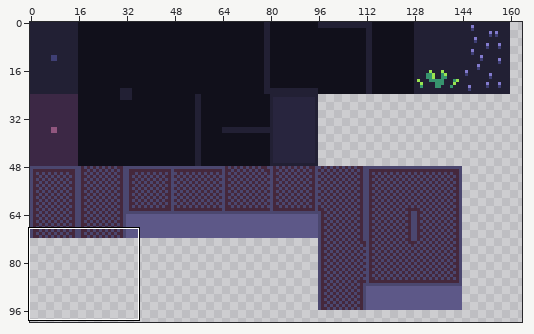
Pixel-art file: ContentSource/Environment.aseprite. Above, an overview of the earlier version with the close-up marked.
Close-up. First the earlier version:
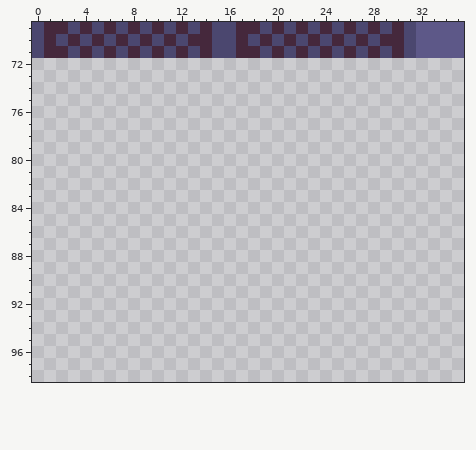
512x768 pixels, 1 frame. Shown: x 0..35, y 69..98. The wide view leaves out empty margins.
Once edited:
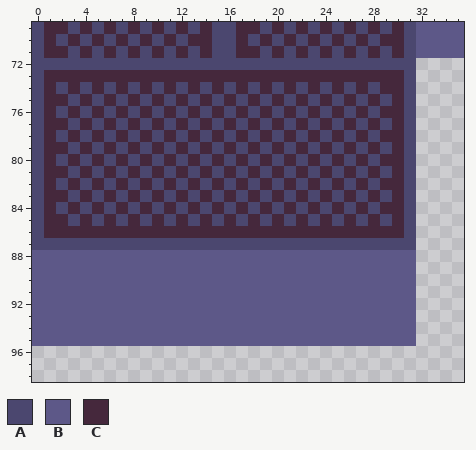
Palette (. is transparent): A #4b476f  B #5d5888  C #45283c
Change:
y 72: x 0..31 ................................ -> AAAAAAAAAAAAAAAAAAAAAAAAAAAAAAAA
y 73: x 0..31 ................................ -> ACCCCCCCCCCCCCCCCCCCCCCCCCCCCCCA
y 74: x 0..31 ................................ -> ACACACACACACACACACACACACACACACCA
y 75: x 0..31 ................................ -> ACCACACACACACACACACACACACACACACA
y 76: x 0..31 ................................ -> ACACACACACACACACACACACACACACACCA
y 77: x 0..31 ................................ -> ACCACACACACACACACACACACACACACACA
y 78: x 0..31 ................................ -> ACACACACACACACACACACACACACACACCA
y 79: x 0..31 ................................ -> ACCACACACACACACACACACACACACACACA
y 80: x 0..31 ................................ -> ACACACACACACACACACACACACACACACCA
y 81: x 0..31 ................................ -> ACCACACACACACACACACACACACACACACA
y 82: x 0..31 ................................ -> ACACACACACACACACACACACACACACACCA
y 83: x 0..31 ................................ -> ACCACACACACACACACACACACACACACACA
y 84: x 0..31 ................................ -> ACACACACACACACACACACACACACACACCA
y 85: x 0..31 ................................ -> ACCACACACACACACACACACACACACACACA
y 86: x 0..31 ................................ -> ACCCCCCCCCCCCCCCCCCCCCCCCCCCCCCA
y 87: x 0..31 ................................ -> AAAAAAAAAAAAAAAAAAAAAAAAAAAAAAAA
y 88..95: x 0..31 ................................ -> BBBBBBBBBBBBBBBBBBBBBBBBBBBBBBBB
